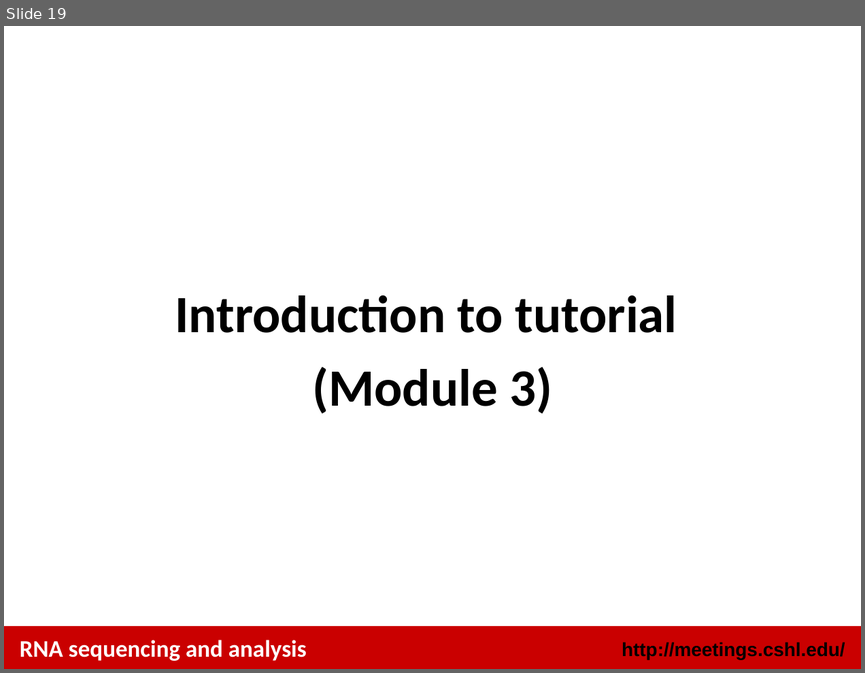
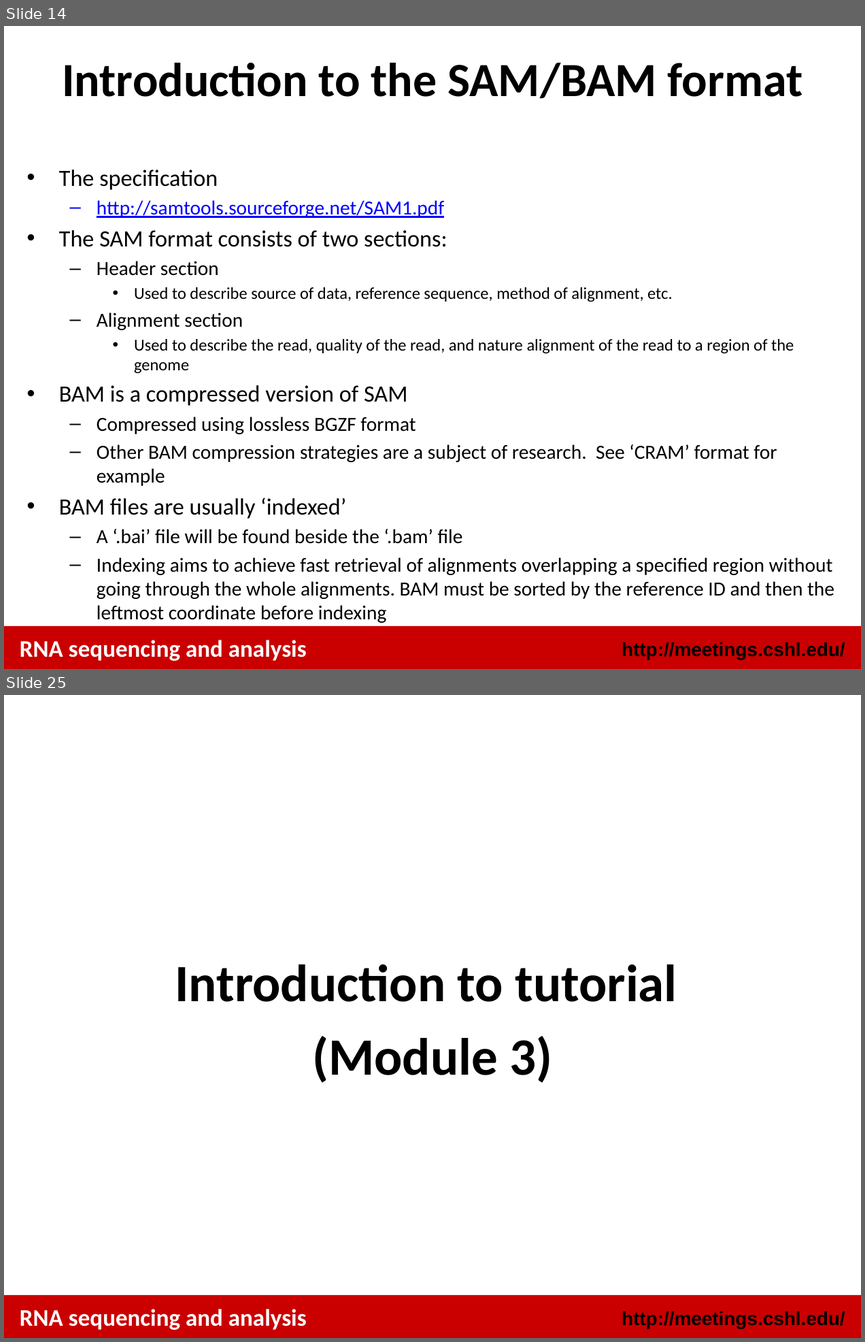
Before and after one commit to griffithlab/rnaseq_tutorial, a slide deck: lectures/cshl/2014/RNASeq_Module3_Lecture.pptx. Shown one above the other, each under a label of ours: slide 19 before the commit, slides 14 and 25 after it; the slides between them are not shown. The pictures are 865x673 and 865x1342 pixels, drawn with LibreOffice and Linux fonts; fonts in the diff are those of the drawing. Boxes give left, top, right and bottom in pixels: in the first picture for what was removed or moved away, otherwise in the second. Text is boxed around its words. In the diff, an @@ line names an element or a change of style, - is before the commit and + after.

```diff
--- a/lectures/cshl/2014/RNASeq_Module3_Lecture.pptx
+++ b/lectures/cshl/2014/RNASeq_Module3_Lecture.pptx
@@ slide 14 added at [4,26,861,669], background #FFFFFF; not listed: 2 template elements that a slide beside it also shows @@
@@ title added at [62,62,802,99], 40 pt, text #000000, bold @@
+Introduction to the SAM/BAM format
@@ text added at [59,169,834,599], 16.8 pt, text #000000 @@
+• The specification
+  – http://samtools.sourceforge.net/SAM1.pdf
+• The SAM format consists of two sections:
+  – Header section
+    • Used to describe source of data, reference sequence, method of alignment, etc.
+  – Alignment section
+    • Used to describe the read, quality of the read, and nature alignment of the read to a region of the genome
+• BAM is a compressed version of SAM
+  – Compressed using lossless BGZF format
+  – Other BAM compression strategies are a subject of research. See ‘CRAM’ format for example
+• BAM files are usually ‘indexed’
+  – A ‘.bai’ file will be found beside the ‘.bam’ file
+  – Indexing aims to achieve fast retrieval of alignments overlapping a specified region without going through the whole alignments. BAM must be sorted by the reference ID and then the leftmost coordinate before indexing
@@ text added at [20,639,307,660], 20 pt, text #FFFFFF, bold @@
+RNA sequencing and analysis
@@ what was slide 19 is now slide 25 @@
```
Also in this commit, not shown: 3 slides changed, 20 other slides added, 16 slides removed, 17 other files.
